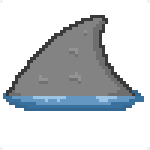
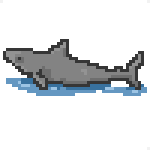
Before/after of a 150×150 layered artwork. What changed in the layer stack:
hid group "shark_fin_01_L.png" (6 layers) over 0, 15, 147, 150
added group "shark_land_01_L.png" with 3 layers above "Layer 7" over 0, 15, 147, 150
added layer "size" (2nd of 2, in "shark_land_01_L.png") in group "shark_land_01_L.png" over 0, 15, 147, 150
added layer "Layer 19" in group "shark_land_01_L.png" over 3, 39, 144, 93
added layer "Layer 20" in group "shark_land_01_L.png" over 6, 78, 147, 96
